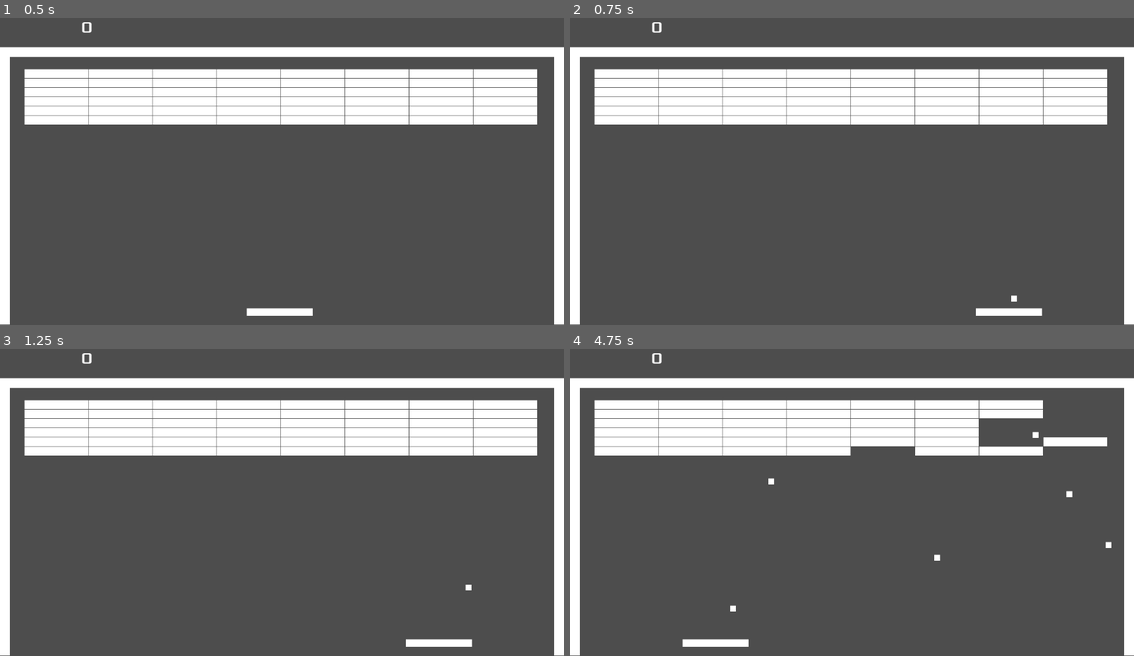
Above: before the commit, frames 1-4 (two rows, left to right).
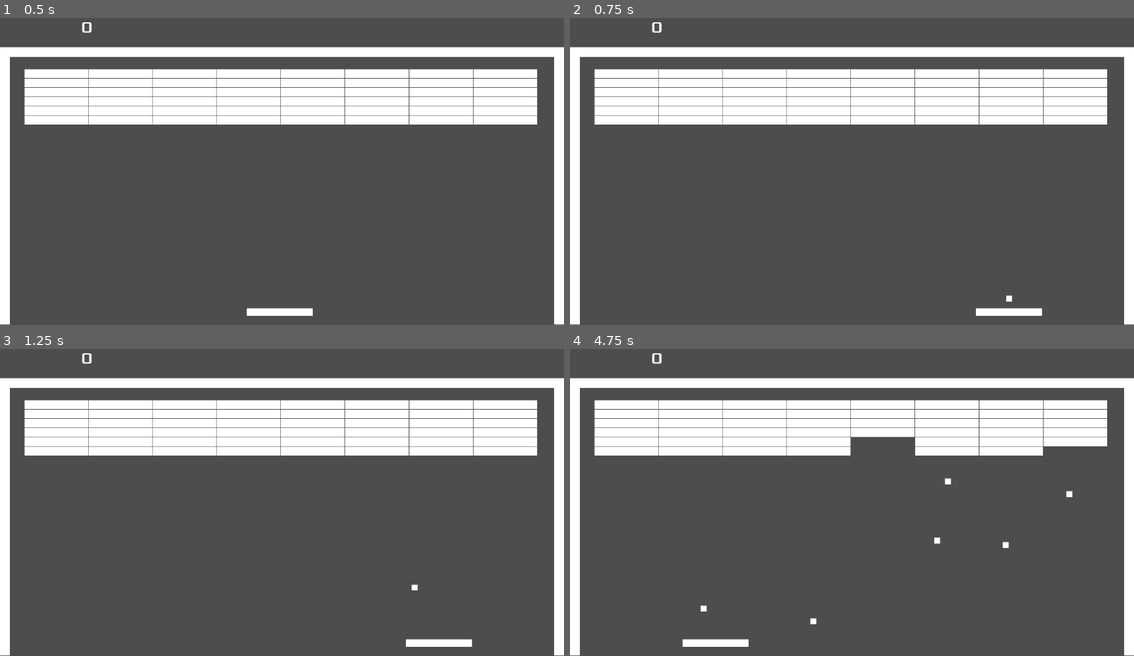
Above: after the commit, the same moments.

Repository: djaquay/breakout-gd
Game: Godot game, scene res://main.tscn
The game is run twice, just before and just after one commit, with the same random seed, the same clock (stepped at 60 frames per second) and the same inputs.
Inputs (mouse positions are in pixels of both pictures, inside the frame that each line leads up to):
- Up to frame 1 (0.5 s): no input
- Up to frame 2 (0.75 s): tap Enter at 0.5 s; move the mouse to (976, 150) at 0.52 s; click (976, 150) at 0.6 s
- Up to frame 3 (1.25 s): no input
- Up to frame 4 (4.75 s): tap Space at 1.25, 2.75 s; move the mouse to (739, 514) at 1.27 s; click (739, 514) at 1.35 s; tap Enter at 2 s; move the mouse to (908, 428) at 2.02 s; click (908, 428) at 2.1 s; move the mouse to (823, 560) at 2.77 s; click (823, 560) at 2.85 s; move the mouse to (1021, 545) at 3.52 s; click (1021, 545) at 3.6 s; move the mouse to (682, 450) at 4.27 s; click (682, 450) at 4.35 s

Frame 1 is identical in both runs. In frame 2, less than 0.1% of the frame differs, in the area x 77-80%, y 90-93%; in frame 3, less than 0.1%; in frame 4, 2.9%, in the area x 23-96%, y 16-90%.

Commit message:
setup seam test; fix seam hit issue

Diff:
--- a/ball.gd
+++ b/ball.gd
@@ -1,16 +1,13 @@
 extends Area2D
 
 @export var hud: Node
+@export var left_right: int
+@export var up_down: int
 var dir
-var left_right
-var up_down
+var last_brick_hit = 0
 
 # Called when the node enters the scene tree for the first time.
 func _ready() -> void:
-	pass # Replace with function body.
-
-	left_right = 1 if randi_range(0, 1) > 0 else -1
-	up_down = -1  # always starts moving up
 	update_dir()
 
 
@@ -25,7 +22,6 @@
 	position += vel * delta
 
 
-
 func _on_area_entered(area: Area2D) -> void:
 	var other:String = area.name
 	if other.contains("TopWall"):
@@ -34,7 +30,8 @@
 		left_right *= -1
 	elif other.contains("Player"):
 		up_down *= -1
-	elif area in get_tree().get_nodes_in_group("bricks"):
+	elif area in get_tree().get_nodes_in_group("bricks") and Time.get_ticks_msec() > last_brick_hit:
 		area.queue_free()
 		up_down *= -1
+		last_brick_hit = Time.get_ticks_msec()
 	update_dir()
--- a/main.gd
+++ b/main.gd
@@ -52,6 +52,13 @@
 	var ballY = $Player.position.y - ballSize.y - 5
 	ball.position = Vector2(ballX, ballY)
 
+	ball.left_right = 1 if randi_range(0, 1) > 0 else -1
+	ball.up_down = -1  # always starts moving up
+
 	ball.hud = $HUD
 
+	# test seam hit
+	# ball.position = Vector2(500, 340)
+	# ball.left_right = 1
+
 	add_child(ball)
